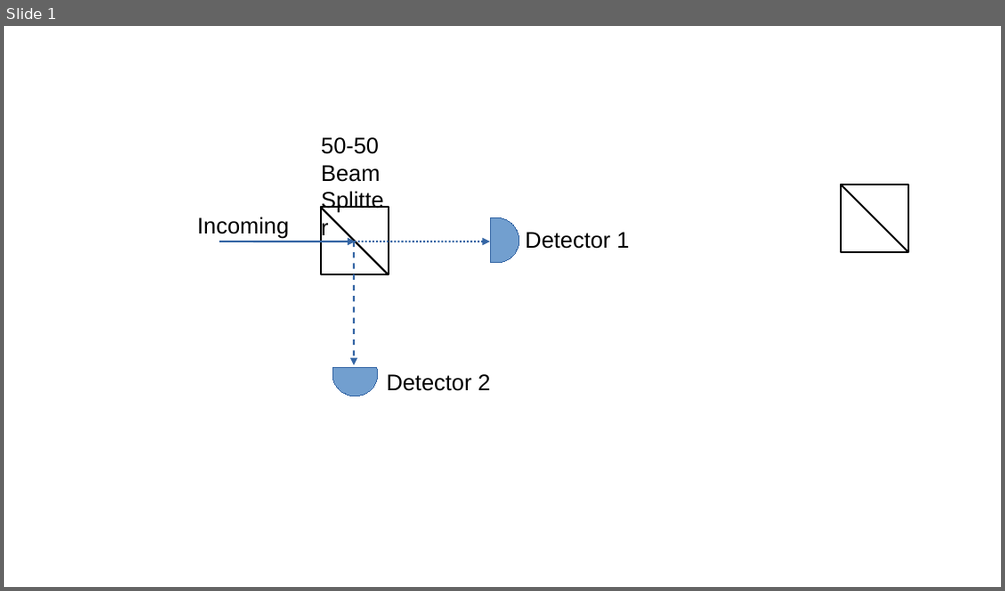
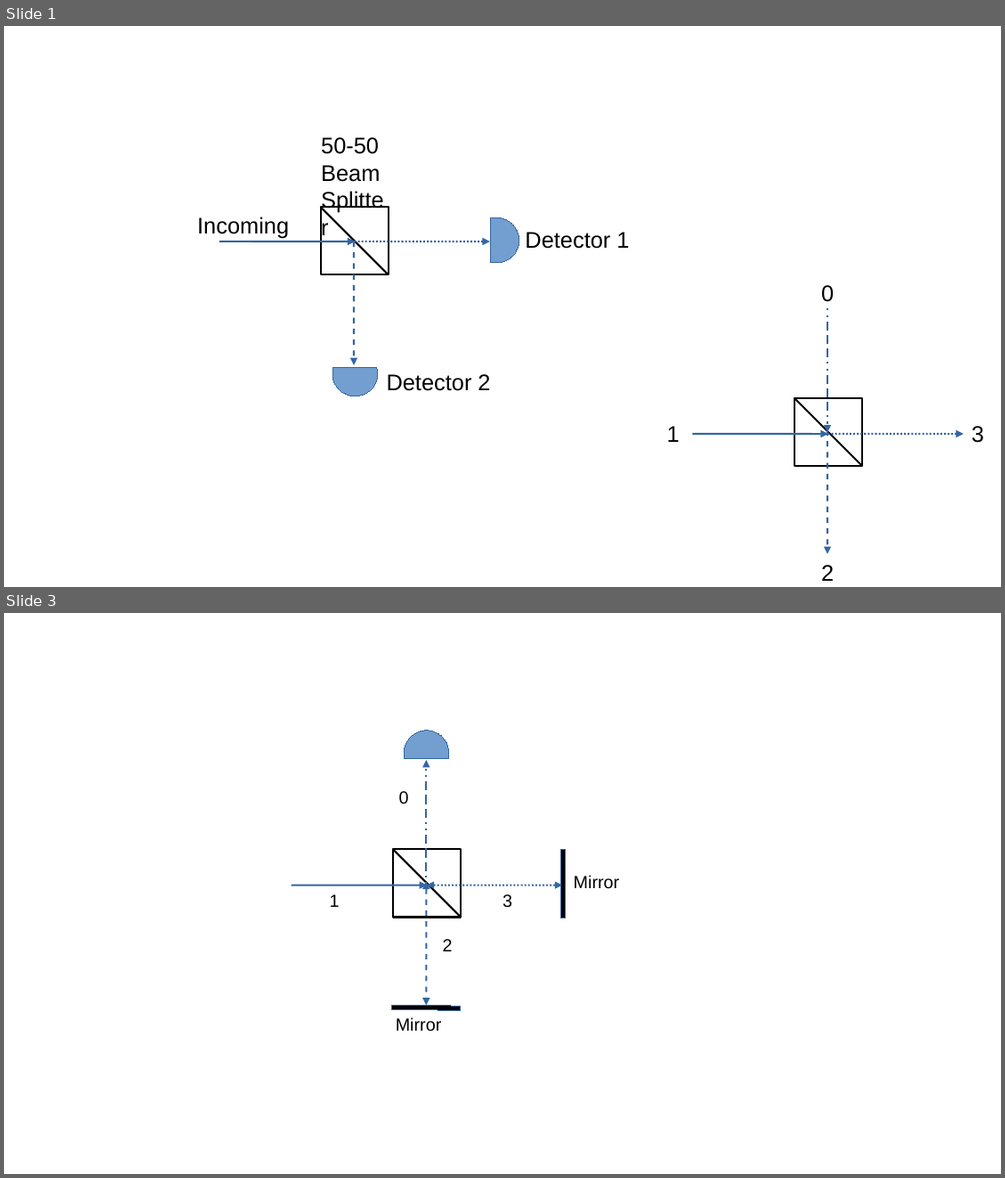
Before and after one commit to qise2023/main, a slide deck: quantum-courses/labs/quantum-mechanics-labs/wave nature photons/beam splitter theory.odp. Shown one above the other, each under a label of ours: slide 1 before the commit, slides 1 and 3 after it; the slides between them are not shown. The pictures are 1005x591 and 1005x1178 pixels, drawn with LibreOffice and Linux fonts; fonts in the diff are those of the drawing. Boxes give left, top, right and bottom in pixels: in the first picture for what was removed or moved away, otherwise in the second. Text is boxed around its words. In the diff, an @@ line names an element or a change of style, - is before the commit and + after.

```diff
--- a/quantum-courses/labs/quantum-mechanics-labs/wave nature photons/beam splitter theory.odp
+++ b/quantum-courses/labs/quantum-mechanics-labs/wave nature photons/beam splitter theory.odp
@@ slide 3 added at bbox=[4, 613, 1001, 1174], background #FFFFFF @@
@@ group added at bbox=[291, 724, 620, 1031]: 6 texts, 3 rectangles, 2 double arrows, 2 arrows, 1 line, 1 chord (boxed as its full ellipse) @@
+0
+1
+2
+3
+Mirror
+Mirror
@@ slide 1 changed as well @@
@@ rectangle: place and size @@
-rectangle at bbox=[841, 184, 908, 252]
+rectangle at bbox=[794, 398, 863, 466]
@@ line moved from (841, 184) - (908, 252) to (794, 398) - (863, 466) @@
@@ group added at bbox=[667, 285, 984, 580]: 4 arrows, 4 texts @@
+0
+1
+2
+3
```
Also in this commit, not shown: 1 other slide added, 6 other files.
